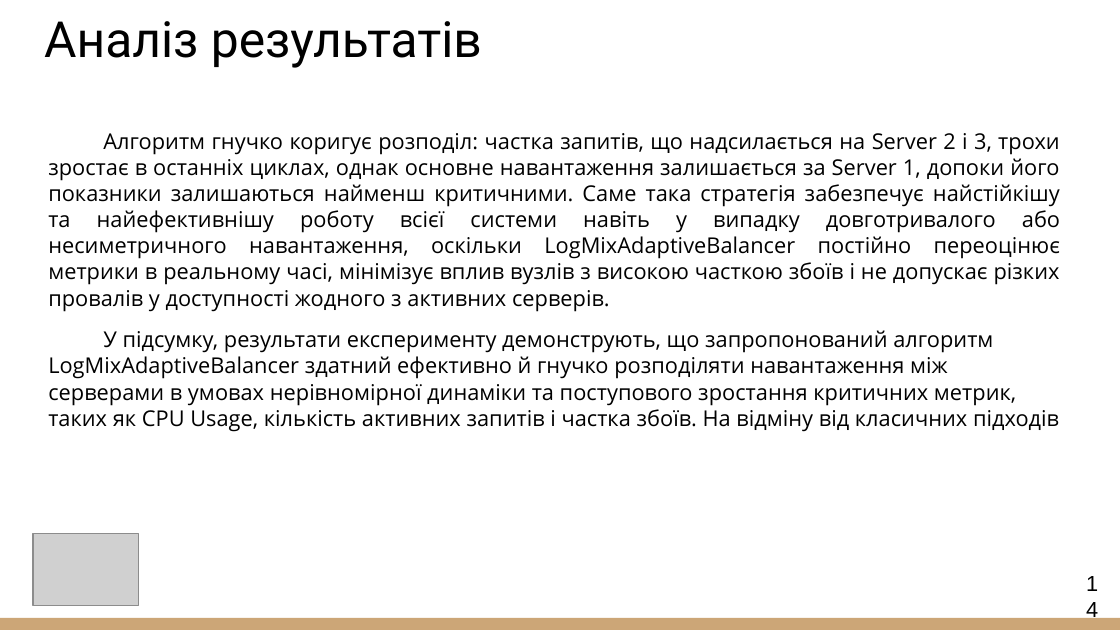
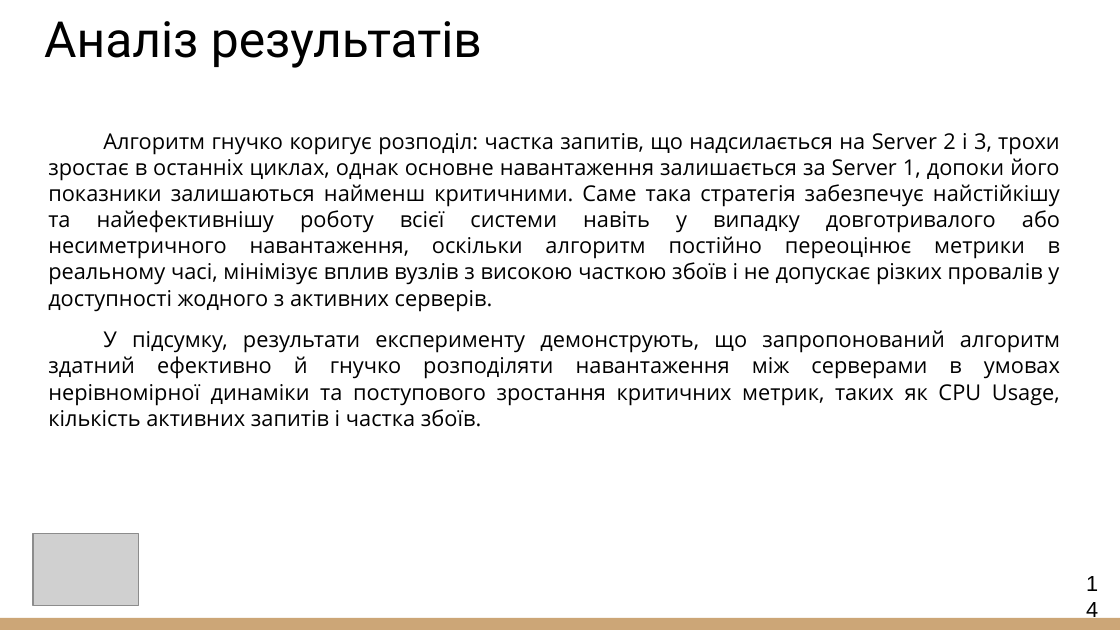
Before and after one commit to Serhii-Myroshnychenko/Diploma, a slide deck: slide 14 of 2025_М_ПІ_ІПЗм-23-1_Мирошниченко_С_А.pptx. Drawn at 1120x630 pixels with LibreOffice and Linux fonts; fonts in the diff are those of the drawing; grey boxes stand for pictures. Boxes give left, top, right and bottom in pixels: in the first picture for what was removed or moved away, otherwise in the second. Text is boxed around its words. In the diff, an @@ line names an element or a change of style, - is before the commit and + after.

```diff
--- a/2025_М_ПІ_ІПЗм-23-1_Мирошниченко_С_А.pptx
+++ b/2025_М_ПІ_ІПЗм-23-1_Мирошниченко_С_А.pptx
@@ text at (48,133,1060,427): text changed @@
-Алгоритм гнучко коригує розподіл: частка запитів, що надсилається на Server 2 і 3, трохи зростає в останніх циклах, однак основне навантаження залишається за Server 1, допоки його показники залишаються найменш критичними. Саме така стратегія забезпечує найстійкішу та найефективнішу роботу всієї системи навіть у випадку довготривалого або несиметричного навантаження, оскільки LogMixAdaptiveBalancer постійно переоцінює метрики в реальному часі, мінімізує вплив вузлів з високою часткою збоїв і не допускає різких провалів у доступності жодного з активних серверів.
-У підсумку, результати експерименту демонструють, що запропонований алгоритм LogMixAdaptiveBalancer здатний ефективно й гнучко розподіляти навантаження між серверами в умовах нерівномірної динаміки та поступового зростання критичних метрик, таких як CPU Usage, кількість активних запитів і частка збоїв. На відміну від класичних підходів
+Алгоритм гнучко коригує розподіл: частка запитів, що надсилається на Server 2 і 3, трохи зростає в останніх циклах, однак основне навантаження залишається за Server 1, допоки його показники залишаються найменш критичними. Саме така стратегія забезпечує найстійкішу та найефективнішу роботу всієї системи навіть у випадку довготривалого або несиметричного навантаження, оскільки алгоритм постійно переоцінює метрики в реальному часі, мінімізує вплив вузлів з високою часткою збоїв і не допускає різких провалів у доступності жодного з активних серверів.
+У підсумку, результати експерименту демонструють, що запропонований алгоритм здатний ефективно й гнучко розподіляти навантаження між серверами в умовах нерівномірної динаміки та поступового зростання критичних метрик, таких як CPU Usage, кількість активних запитів і частка збоїв.
```
Also in this commit, not shown: 4 other slides changed, 1 other file.
